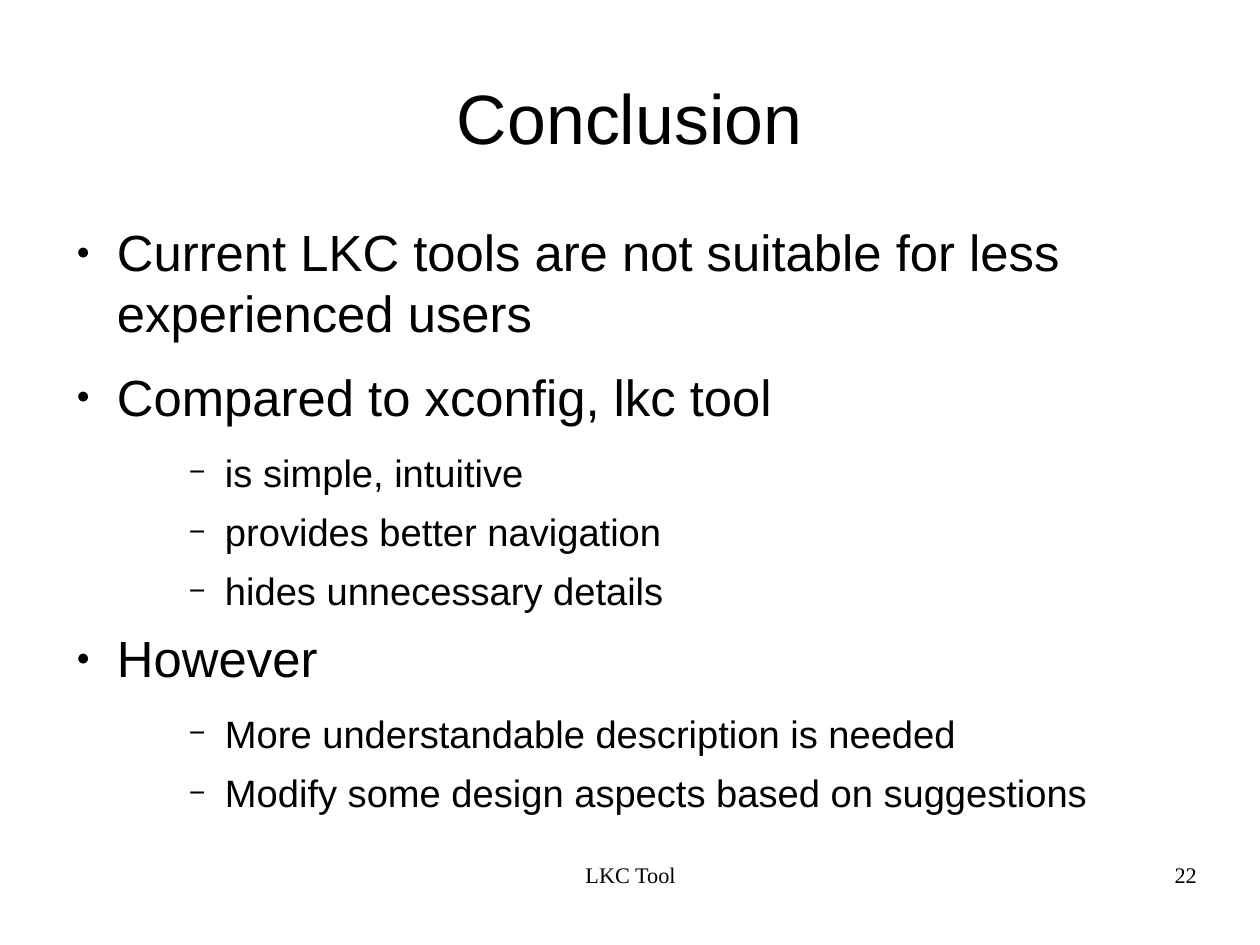
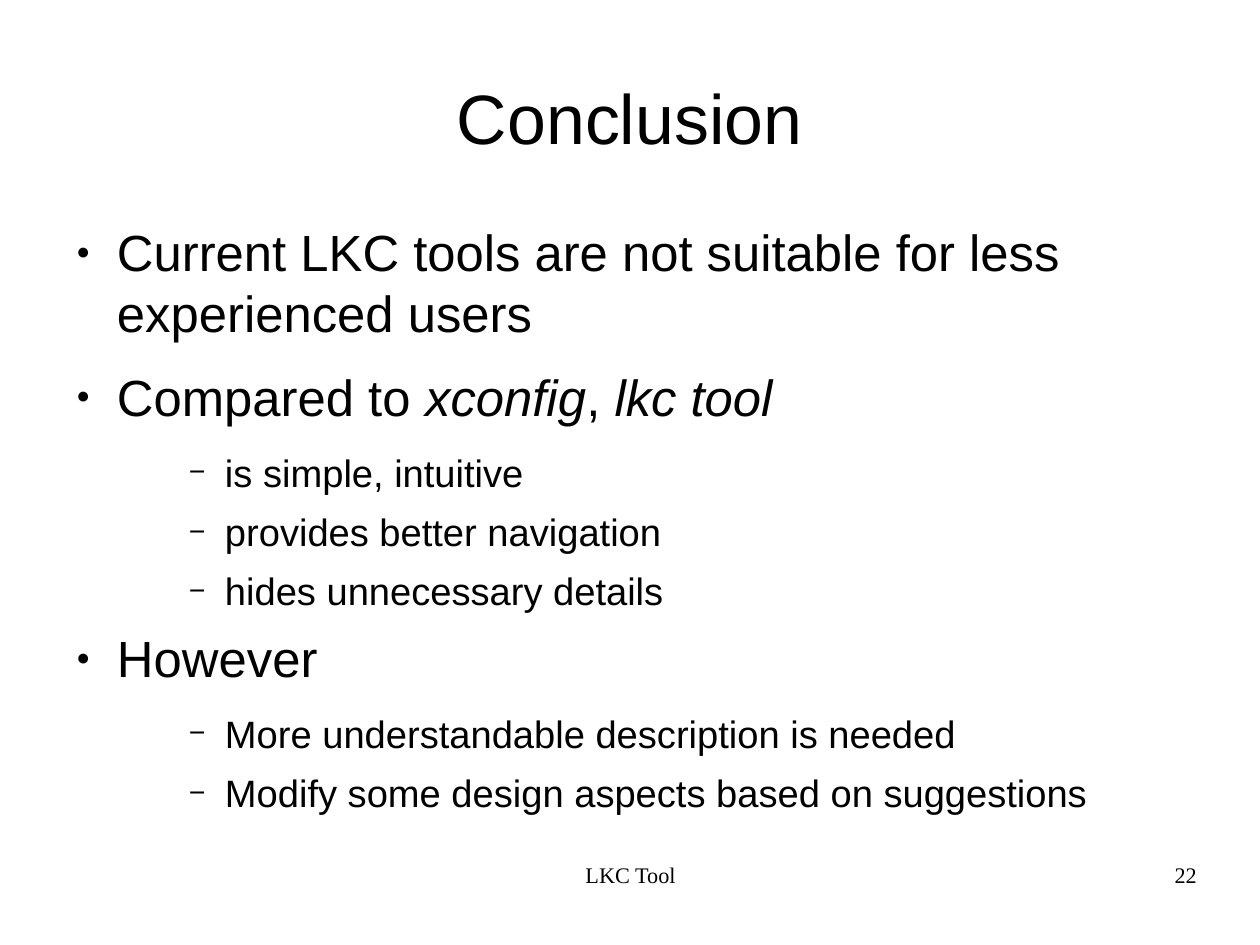
Before and after one commit to kbak/lkc, a slide deck: slide 22 of presentation/lkc.odp. Drawn at 1260x945 pixels with LibreOffice and Linux fonts; fonts in the diff are those of the drawing. Boxes give left, top, right and bottom in pixels: in the first picture for what was removed or moved away, otherwise in the second. Text is boxed around its words. In the diff, an @@ line names an element or a change of style, - is before the commit and + after.

```diff
--- a/presentation/lkc.odp
+++ b/presentation/lkc.odp
@@ text at [117, 379, 773, 426]: italic on in "xconfig, lkc tool" @@
```
Also in this commit, not shown: 1 other slide changed, 1 other file.
